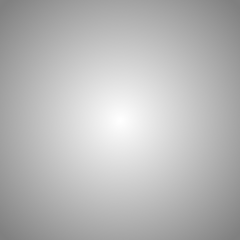
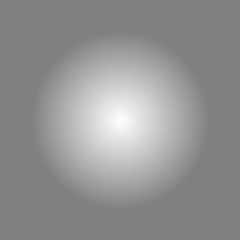
Revision of a layered 240 x 240 image; what changed, layer by layer:
painted on "Gradient" over left=0, top=0, right=240, bottom=240
